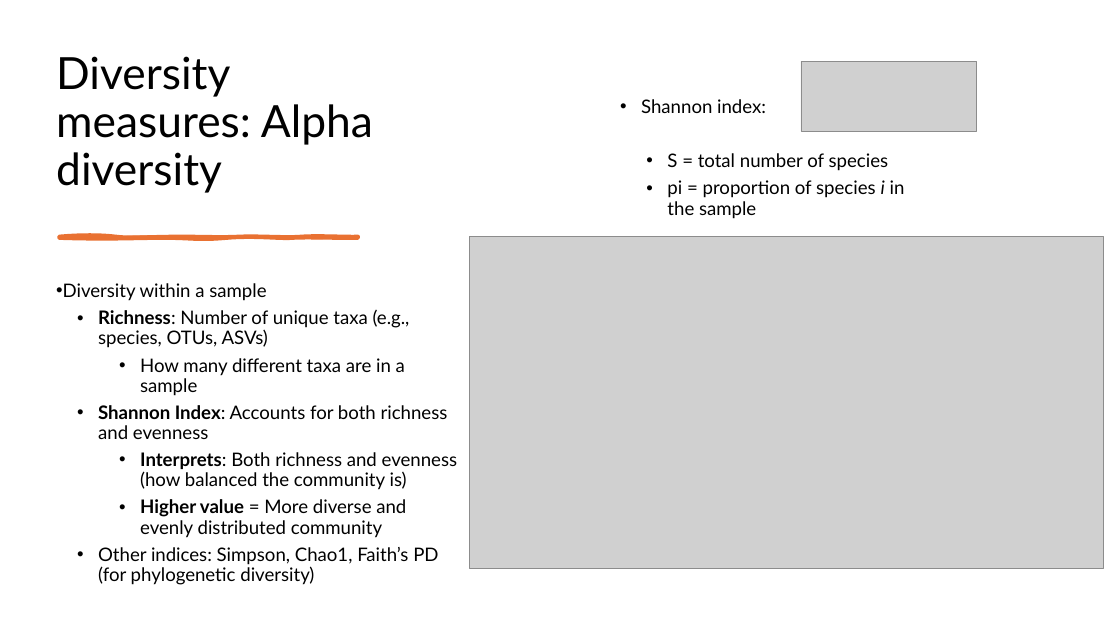
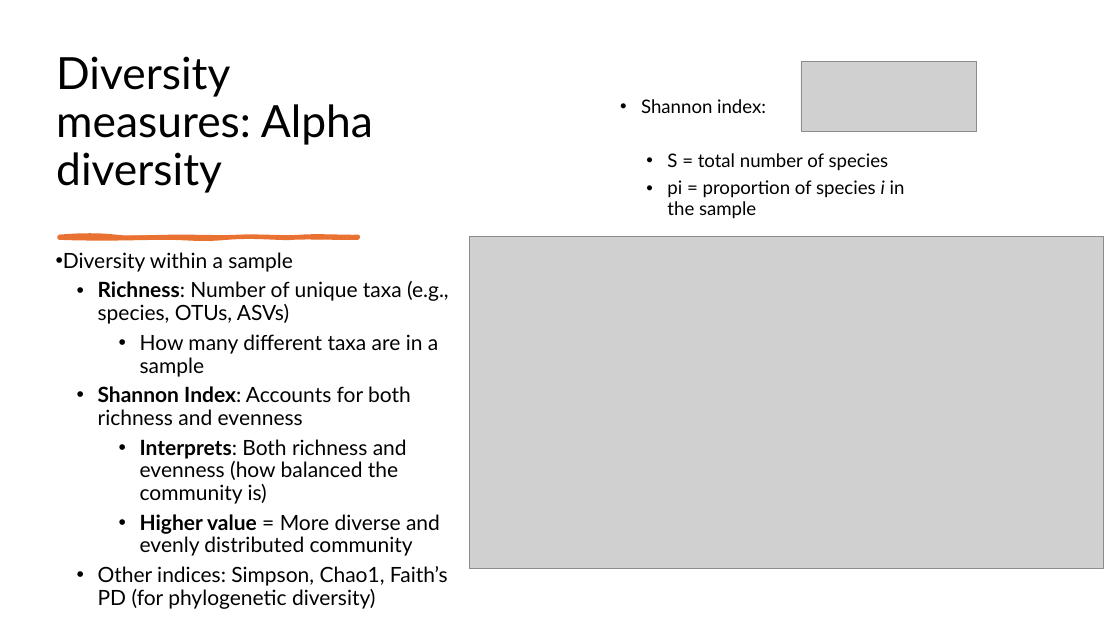
Before and after one commit to biosustain/dsp_metagenomics_training, a slide deck: slide 33 of course_contents/IntroMetagenomics.pptx (slide 24 before the commit). Drawn at 1120x630 pixels with LibreOffice and Linux fonts; fonts in the diff are those of the drawing; grey boxes stand for pictures. Boxes give left, top, right and bottom in pixels: in the first picture for what was removed or moved away, otherwise in the second. Text is boxed around its words. In the diff, an @@ line names an element or a change of style, - is before the commit and + after.

```diff
--- a/course_contents/IntroMetagenomics.pptx
+++ b/course_contents/IntroMetagenomics.pptx
@@ text "Diversity within a sample": place and size @@
-text "Diversity within a sample" at [63, 283, 458, 585]
+text "Diversity within a sample" at [63, 252, 449, 609]
@@ text "Diversity within a sample" at [63, 252, 449, 609]: size 16 to 18 pt @@
```
Also in this commit, not shown: 3 other slides changed, 11 slides added, 4 slides removed.
